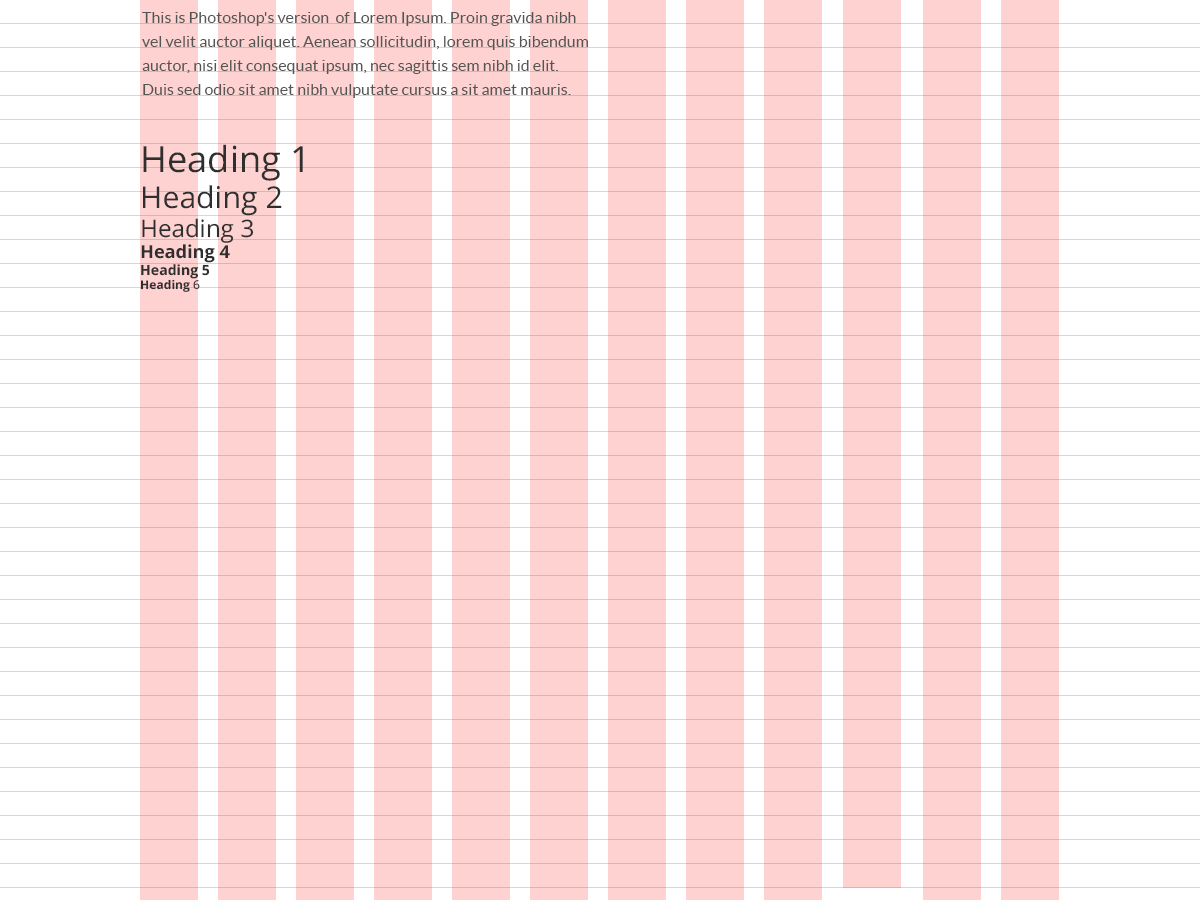
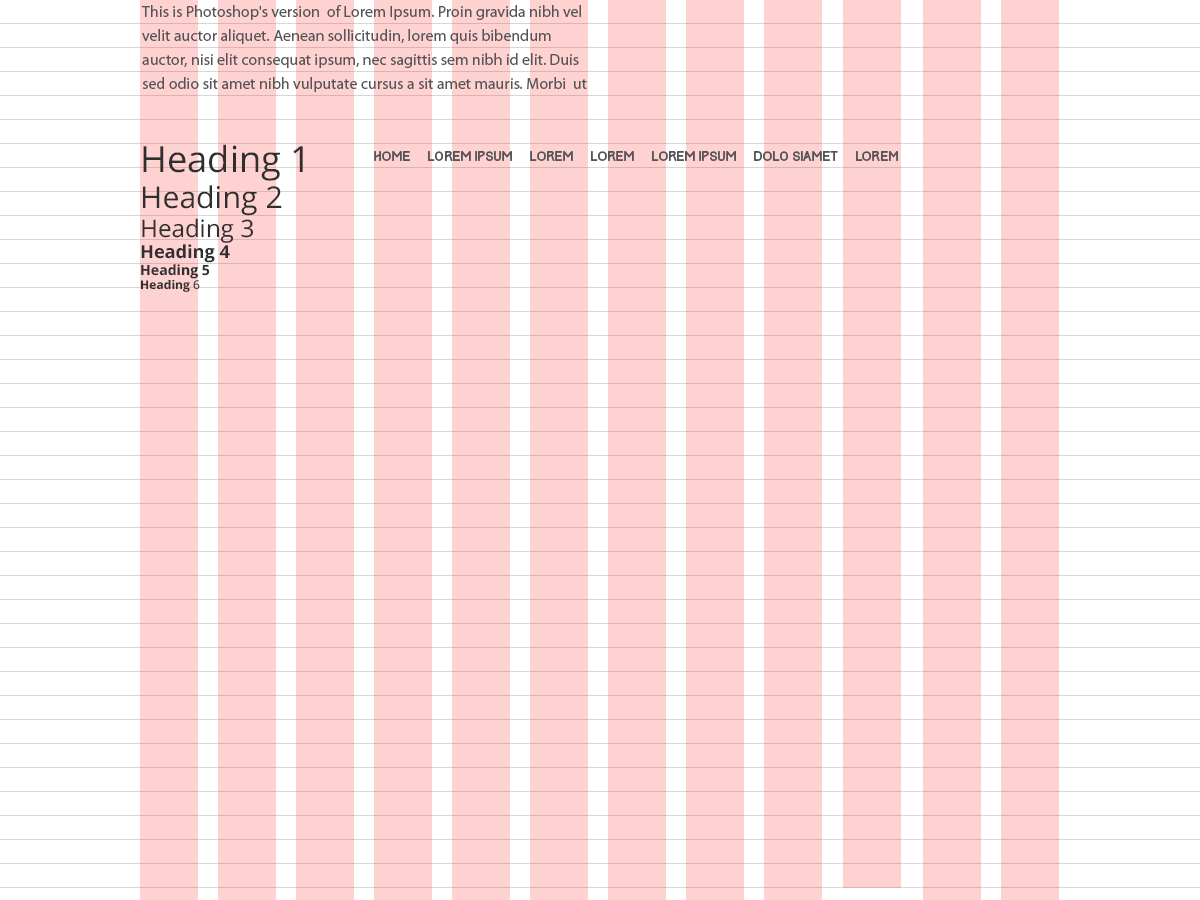
Layered file, before and after one edit (w=1200, h=900). Changes by layer:
added layer "Menu" in group "TYPOGRAPHY" over <box>374,151,898,161</box>
painted on "Regular text" over <box>141,5,588,98</box>
